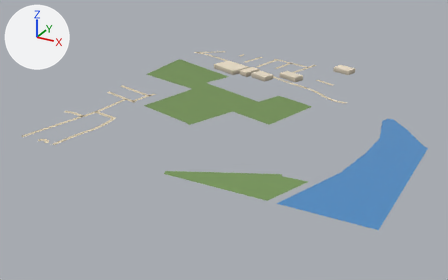
The glTF model public/assets/bengaluru-region-v1/tiles/t15_-21-l1.glb as it was, and as the next commit left it.
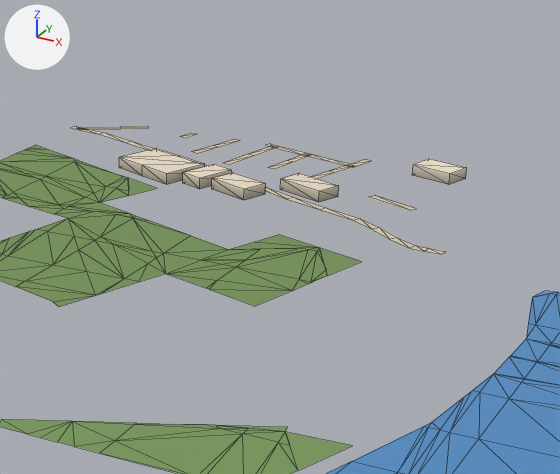
The first picture shows the older version from a camera (50 mm lens) standing at (8122.0, -11041.0, 332.0) and looking at (7710.0, -10293.0, -42.0). The close-ups show the older and then the newer version on the part from 37% to 88% of the width and 0% to 69% of the height of that picture. Only the edits that show in the close-ups are written down. The axes (+X, +Y, +Z) are drawn at upper left. The lights are the same throughout. The close-ups show mesh edges as thin lines.

Objects in the first close-up: 'building', 'ground', 'water'.
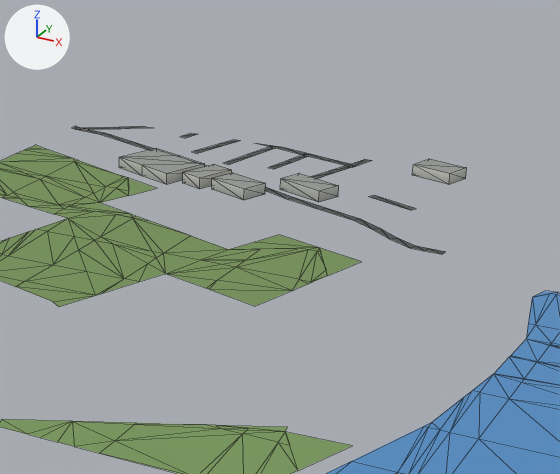
Diff of the bpy script that builds the scene:
```diff
--- a/public/assets/bengaluru-region-v1/tiles/t15_-21-l1.glb.py
+++ b/public/assets/bengaluru-region-v1/tiles/t15_-21-l1.glb.py
@@ me_building @@
-me_building.from_pydata(...)  # 44 vertices, 56 faces; spans x 85.0..316.0, y 372.0..503.0, z 0.0..8.0
+me_building.from_pydata(...)  # 44 vertices, 68 faces; spans x 85.0..316.0, y 372.0..503.0, z 0.0..8.0
+# me_building part 1: 56 kept faces spanning x 85.0..316.0, y 372.0..503.0, z 0.0..8.0 get new vertex colours
+# edits to the shape of me_building do not show in these pictures
 me_building.materials.append(mat_building)
@@ me_ground @@
 # verts and faces of me_ground; kept vertices keep their numbers, new ones are numbered from 290
-me_ground.from_pydata(...)  # 290 vertices, 307 faces; spans x -1.0..400.0, y -1.0..503.0, z 1.0
+me_ground.from_pydata(...)  # 290 vertices, 307 faces; spans x 0.0..400.0, y 0.0..500.0, z 1.0
+# me_ground part 2
+verts[48] = (97.0, 500.0, 1.0)  # moved, pixel (198, 134)
+verts[284] = (134.0, 500.0, 1.0)  # moved, pixel (240, 140)
+verts[49] = (91.0, 500.0, 1.0)  # moved, pixel (191, 133)
+verts[285] = (128.0, 500.0, 1.0)  # moved, pixel (233, 139)
+verts[267] = (145.0, 500.0, 1.0)  # moved
+verts[266] = (165.0, 500.0, 1.0)  # moved, pixel (276, 146)
+verts[268] = (169.0, 500.0, 1.0)  # moved, pixel (282, 146)
+verts[287] = (122.0, 481.0, 1.0)  # moved, pixel (215, 144)
+verts[286] = (128.0, 479.0, 1.0)  # moved, pixel (221, 146)
+# me_ground part 3
+delete_vertices([264])  # with the faces that use them
+verts[188] = (0.0, 474.0, 1.0)  # moved, pixel (75, 125)
+verts[189] = (0.0, 468.0, 1.0)  # moved, pixel (71, 127)
+verts[265] = (47.0, 500.0, 1.0)  # moved, pixel (142, 126)
+verts[300] = (58.0, 500.0, 1.0)
+faces += [(263, 300, 265)]
+# me_ground part 4
+delete_vertices([276])  # with the faces that use them
+verts[277] = (237.0, 500.0, 1.0)  # moved, pixel (364, 159)
+verts[301] = (243.0, 500.0, 1.0)  # pixel (372, 160)
+faces += [(275, 301, 277)]
+# me_ground part 5: 107 kept faces spanning x 0.0..354.0, y 0.0..500.0, z 1.0 get new vertex colours; the middle colour goes from beige #d7c9ae to dark grey #535556
+# other edits to the shape of me_ground do not show in these pictures
 me_ground.materials.append(mat_ground)
```

What differs and where, as boxes [x1, y1, x2, y2] in the close-ups (560 x 474 px; the box of a moved part takes in the faces that stretch with it):
part 1 of me_building, recoloured (darker): [119, 148, 466, 202] in both
part 2 of me_ground, moved or reshaped: [181, 133, 309, 155] in both
part 3 of me_ground, moved or reshaped: before [71, 126, 149, 129]; after [72, 126, 152, 129]
part 4 of me_ground, moved or reshaped: before [351, 159, 371, 167]; after [351, 159, 372, 167]
part 5 of me_ground, recoloured: [72, 126, 446, 254] in both
